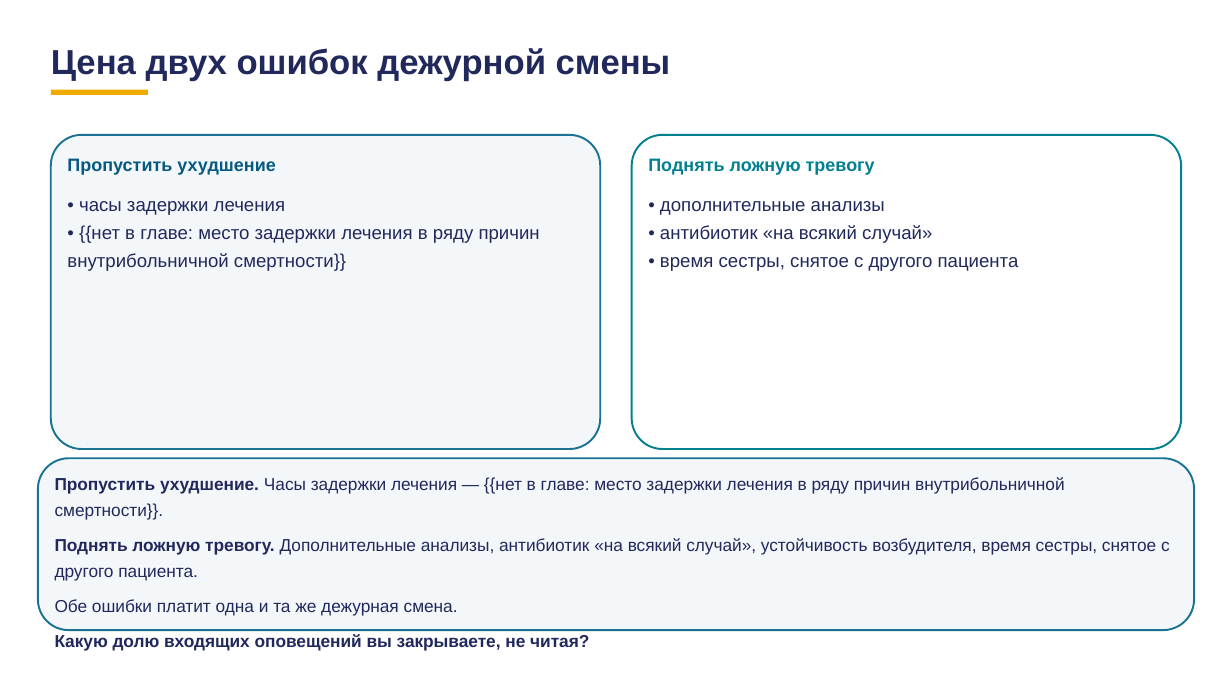
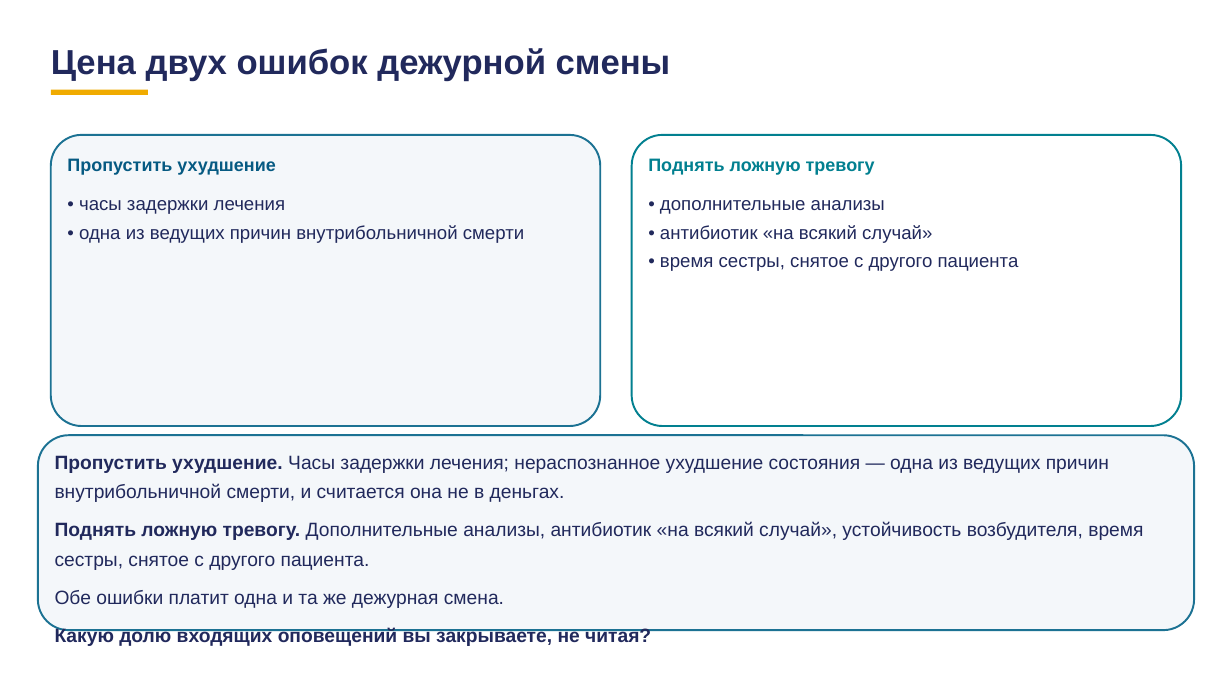
Before and after one commit to tellina-study/AI-usage-lessons, a slide deck: slide 55 of library/lectures/lec-07/rework/deck/lec-07-karkas.pptx. Drawn at 1232x693 pixels with LibreOffice and Linux fonts; fonts in the diff are those of the drawing. Boxes give left, top, right and bottom in pixels: in the first picture for what was removed or moved away, otherwise in the second. Text is boxed around its words. In the diff, an @@ line names an element or a change of style, - is before the commit and + after.

```diff
--- a/library/lectures/lec-07/rework/deck/lec-07-karkas.pptx
+++ b/library/lectures/lec-07/rework/deck/lec-07-karkas.pptx
@@ rounded rectangle: place and size @@
-rounded rectangle at (51,135,601,449)
+rounded rectangle at (51,135,601,426)
@@ proportions changed in 3 elements at (38,435,1194,630), (51,135,601,426), (632,135,1182,426) @@
@@ rounded rectangle: place and size @@
-rounded rectangle at (632,135,1182,449)
+rounded rectangle at (632,135,1182,426)
@@ text at (79,225,524,243): text changed @@
-• {{нет в главе: место задержки лечения в ряду причин внутрибольничной смертности}}
+• одна из ведущих причин внутрибольничной смерти
@@ rounded rectangle: place and size @@
-rounded rectangle at (38,458,1194,630)
+rounded rectangle at (38,435,1194,630)
@@ text "Пропустить ухудшение. Часы задержки лечения; ...": place and size @@
-text "Пропустить ухудшение. Часы задержки лечения; ..." at (55,477,1170,651)
+text "Пропустить ухудшение. Часы задержки лечения; ..." at (55,455,1143,642)
@@ text at (55,455,1109,502): text changed; size 13.5 to 15 pt @@
-Пропустить ухудшение. Часы задержки лечения — {{нет в главе: место задержки лечения в ряду причин внутрибольничной смертности}}.
+Пропустить ухудшение. Часы задержки лечения; нераспознанное ухудшение состояния — одна из ведущих причин внутрибольничной смерти, и считается она не в деньгах.
@@ text at (55,521,1143,642): size 13.5 to 15 pt in "Поднять ложную тревогу. Дополнительные анализы, антибиотик « ...", "Обе ошибки платит одна и та же ...", "Какую долю входящих оповещений вы закрываете, не ..." @@
```
Also in this commit, not shown: 62 other slides changed, 5 other files.
